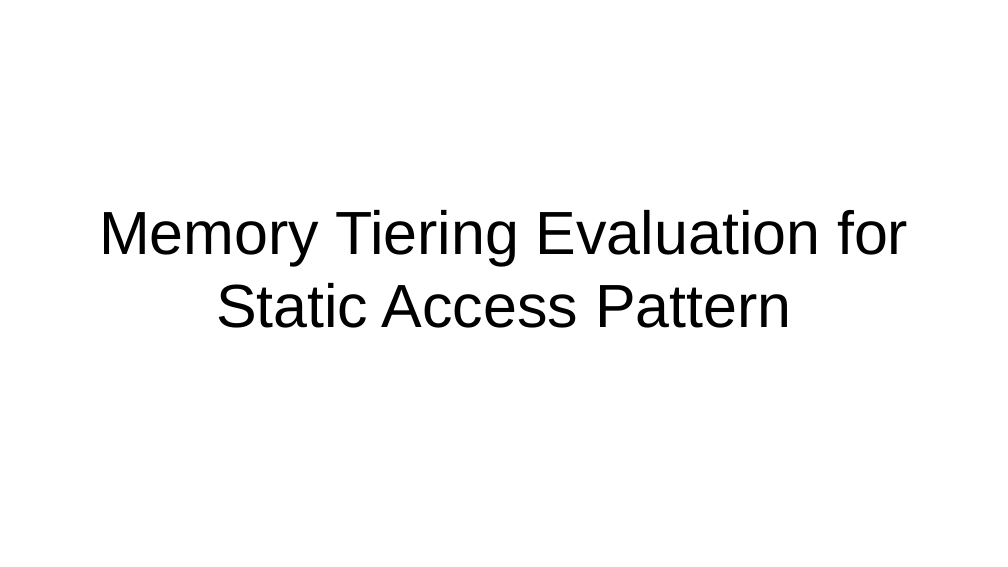
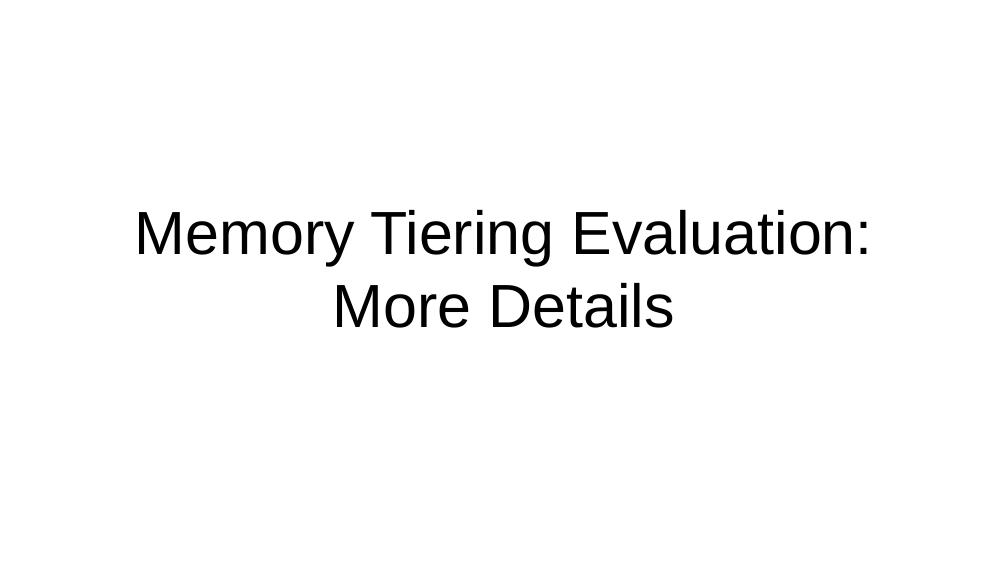
Before and after one commit to damonitor/talks, a slide deck: slide 27 of 2025/lsfmmbpf/damon_updates_plans_lsfmmbpf_2025.odp (slide 28 before the commit). Drawn at 1008x567 pixels with LibreOffice and Linux fonts; fonts in the diff are those of the drawing. Boxes give left, top, right and bottom in pixels: in the first picture for what was removed or moved away, otherwise in the second. Text is boxed around its words. In the diff, an @@ line names an element or a change of style, - is before the commit and + after.

```diff
--- a/2025/lsfmmbpf/damon_updates_plans_lsfmmbpf_2025.odp
+++ b/2025/lsfmmbpf/damon_updates_plans_lsfmmbpf_2025.odp
@@ text at (135, 210, 872, 328): text changed @@
-Memory Tiering Evaluation for Static Access Pattern
+Memory Tiering Evaluation:
+More Details
```
Also in this commit, not shown: 12 other slides changed, 1 slide added, 1 slide removed, 3 other files.
